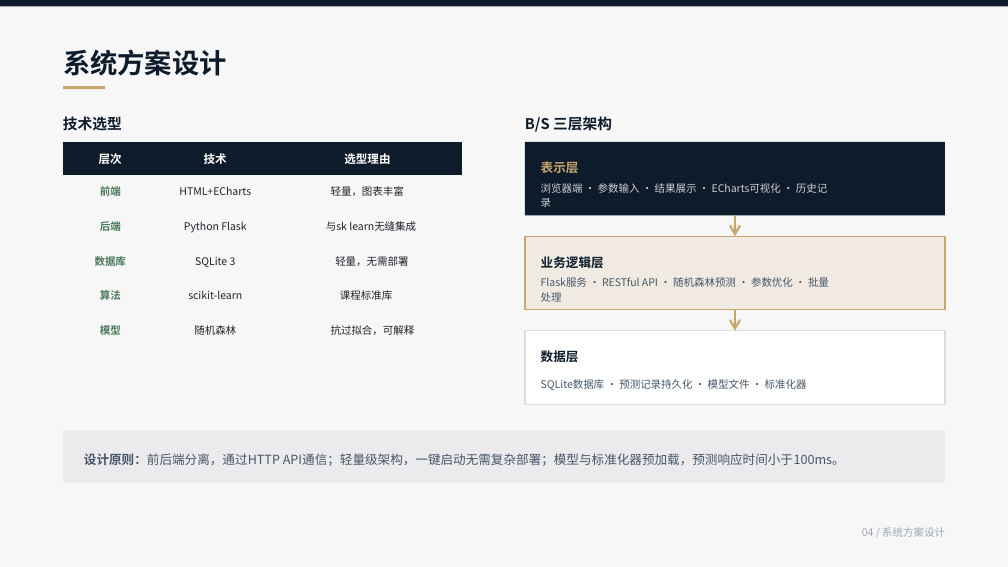
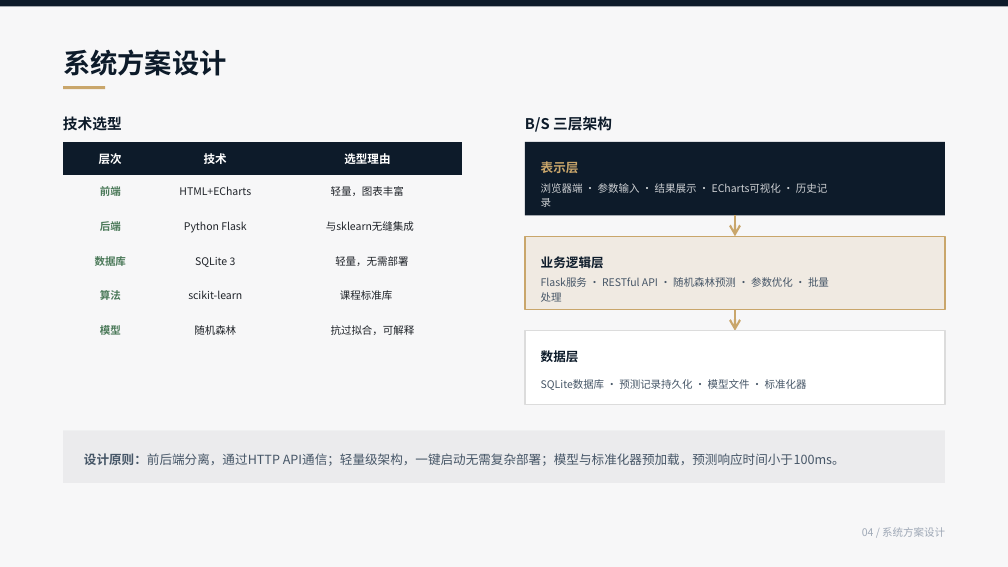
Before and after one commit to Li12389/li, a slide deck: slide 4 of 答辩PPT.pptx. Drawn at 1008x567 pixels with LibreOffice and Linux fonts; fonts in the diff are those of the drawing. Boxes give left, top, right and bottom in pixels: in the first picture for what was removed or moved away, otherwise in the second. Text is boxed around its words. In the diff, an @@ line names an element or a change of style, - is before the commit and + after.

```diff
--- a/答辩PPT.pptx
+++ b/答辩PPT.pptx
@@ table at [63,142,462,352] @@
-row 3, column 3: 与sk learn无缝集成
+row 3, column 3: 与sklearn无缝集成
```
Also in this commit, not shown: 6 other slides changed.
